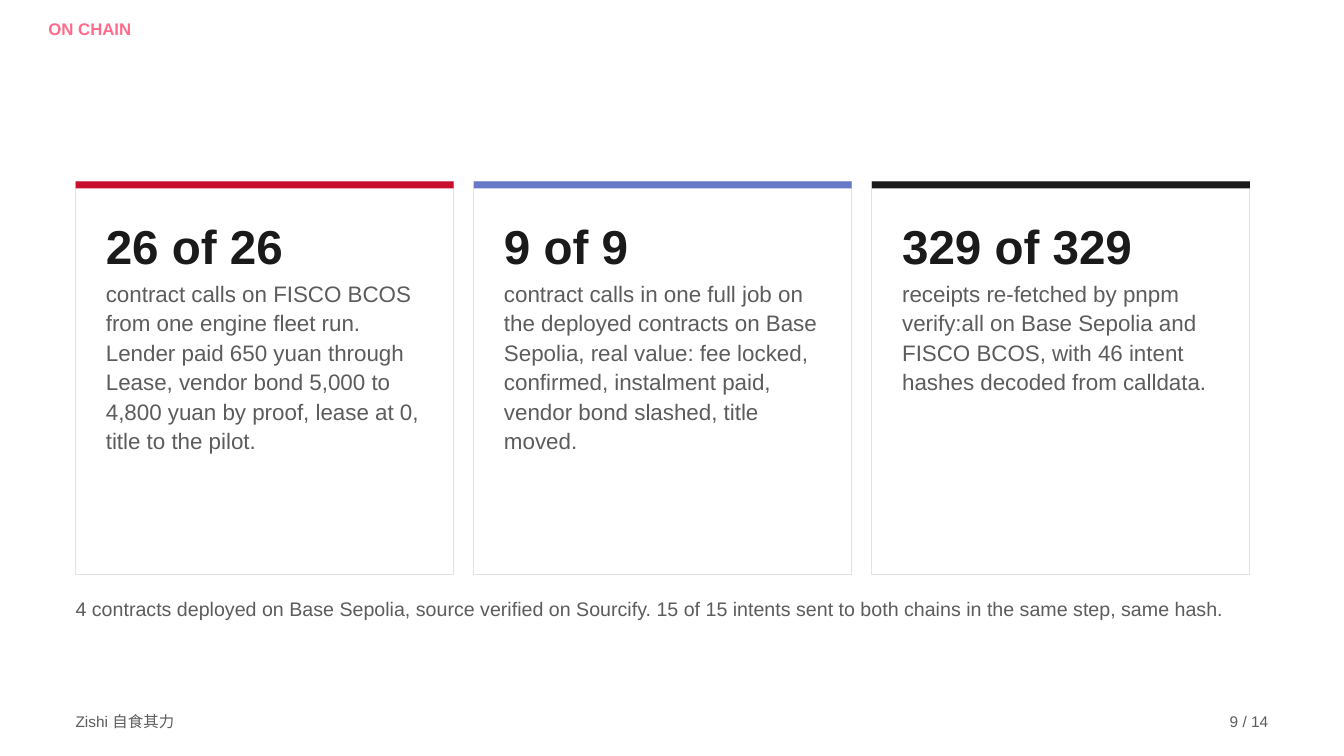
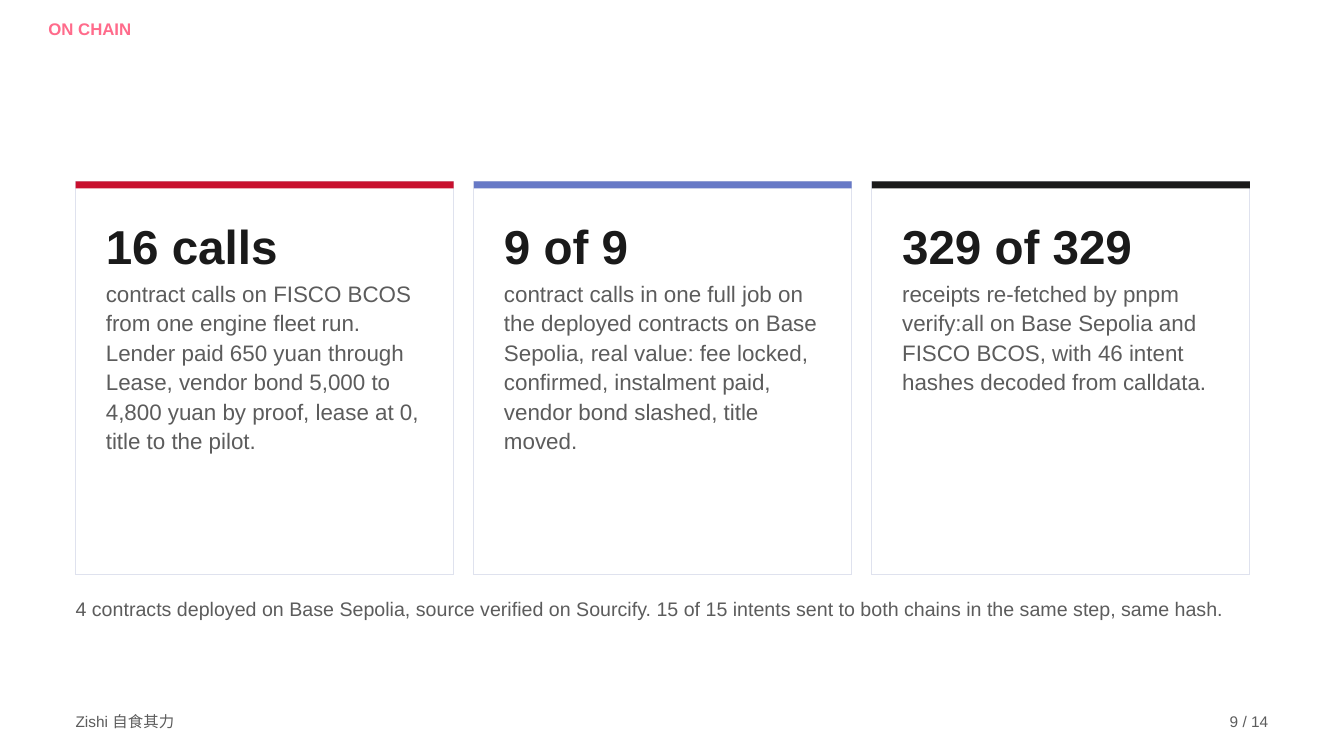
Before and after one commit to KarinaKKarinaK/shenzhen-fintechathon, a slide deck: slide 9 of docs/Zishi_Pitch_Deck.pptx. Drawn at 1344x756 pixels with LibreOffice and Linux fonts; fonts in the diff are those of the drawing; background and template pictures are left out. Boxes give left, top, right and bottom in pixels: in the first picture for what was removed or moved away, otherwise in the second. Text is boxed around its words. In the diff, an @@ line names an element or a change of style, - is before the commit and + after.

Commit message:
Accuracy pass after the jury re-run: 16 contract calls plus 10 funding transfers stated exactly, public FISCO mode, V2 status, millisecond windows, judges guide; technical document gains the dialogue, settlement with recovery, scans and PIPL Article 24; documents regenerated

```diff
--- a/docs/Zishi_Pitch_Deck.pptx
+++ b/docs/Zishi_Pitch_Deck.pptx
@@ text at bbox=[106, 229, 278, 265]: text changed @@
-26 of 26
+16 calls
```
Also in this commit, not shown: 1 other slide changed, 31 other files.
